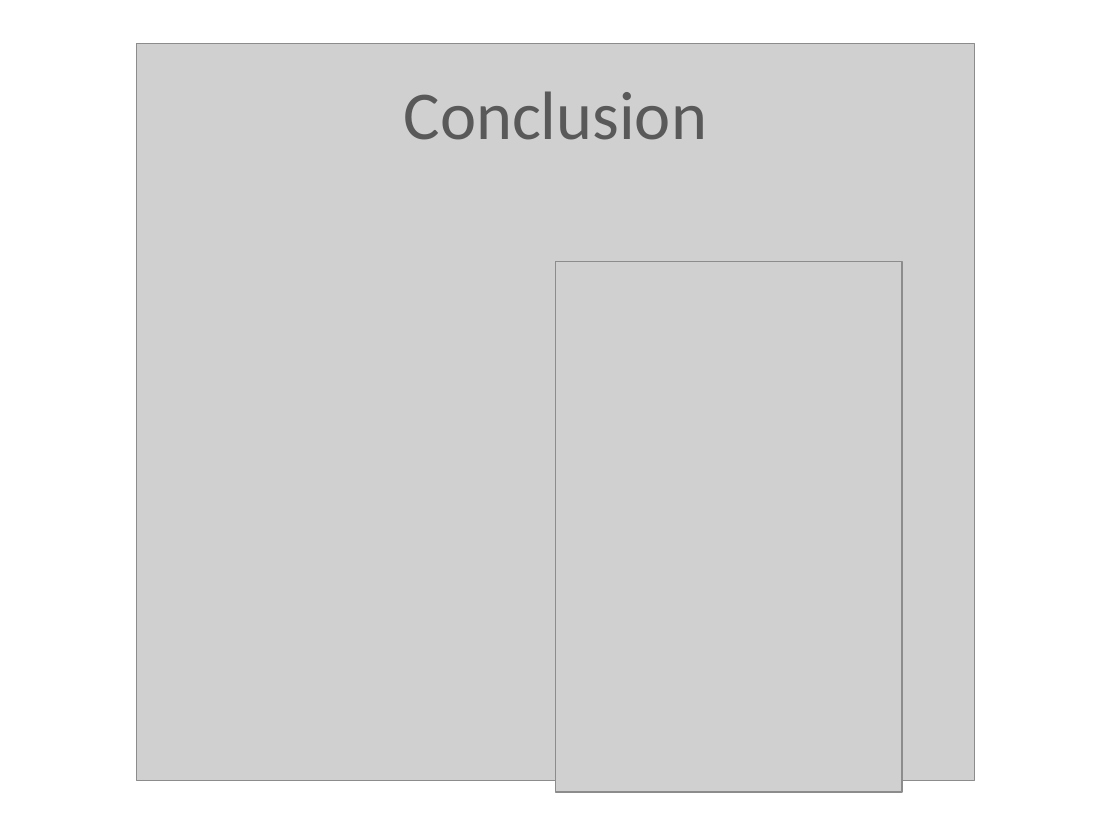
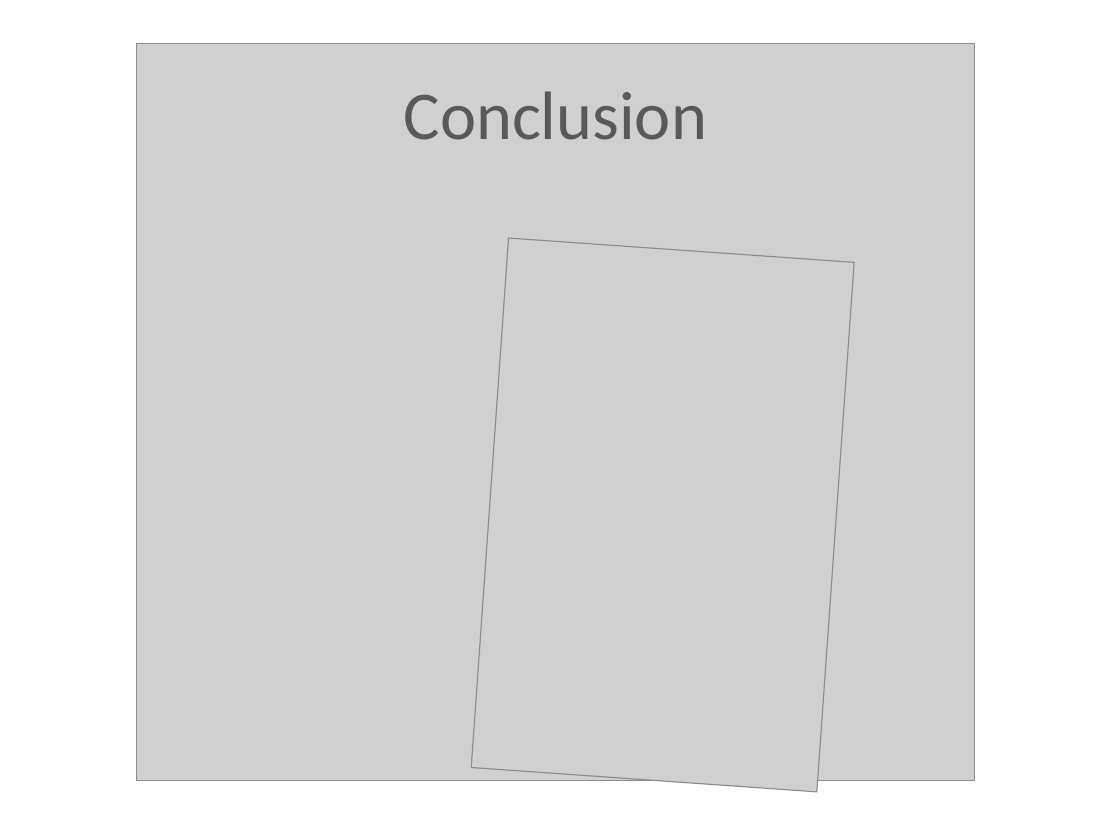
Before and after one commit to GRAAFYME/ContainingJ2P2P, a slide deck: slide 16 of Documentatie/Presentatie/ContainingPresentatie.pptx. Drawn at 1120x840 pixels with LibreOffice and Linux fonts; fonts in the diff are those of the drawing; grey boxes stand for pictures. Boxes give left, top, right and bottom in pixels: in the first picture for what was removed or moved away, otherwise in the second. Text is boxed around its words. In the diff, an @@ line names an element or a change of style, - is before the commit and + after.

```diff
--- a/Documentatie/Presentatie/ContainingPresentatie.pptx
+++ b/Documentatie/Presentatie/ContainingPresentatie.pptx
@@ picture at (471, 238, 854, 792): rotation 0 to 4 degrees @@
```
Also in this commit, not shown: 3 other slides changed.
